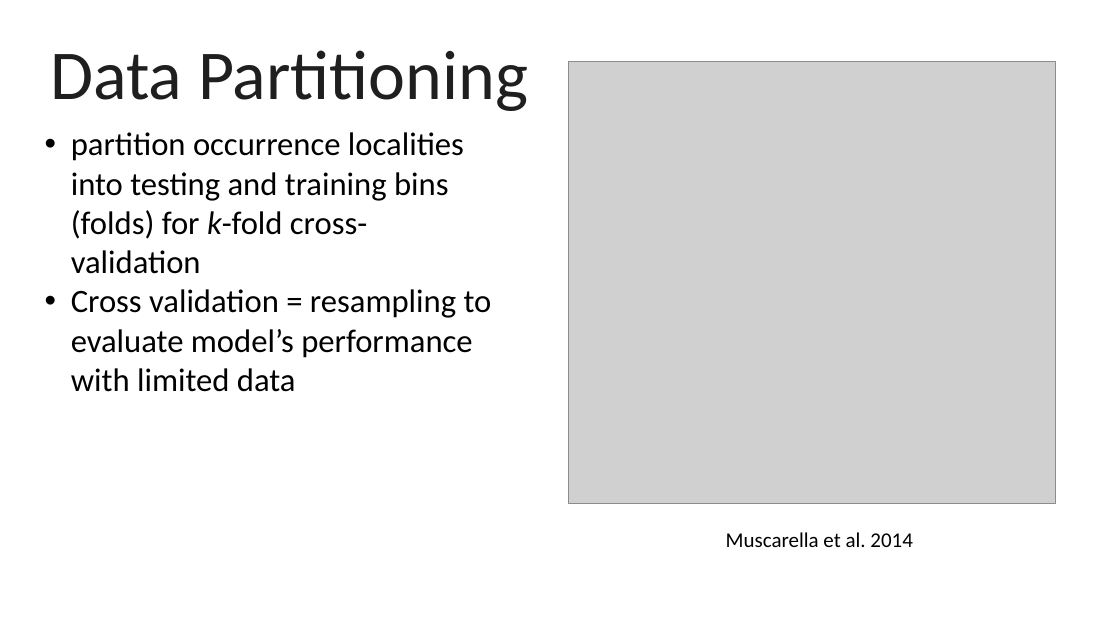
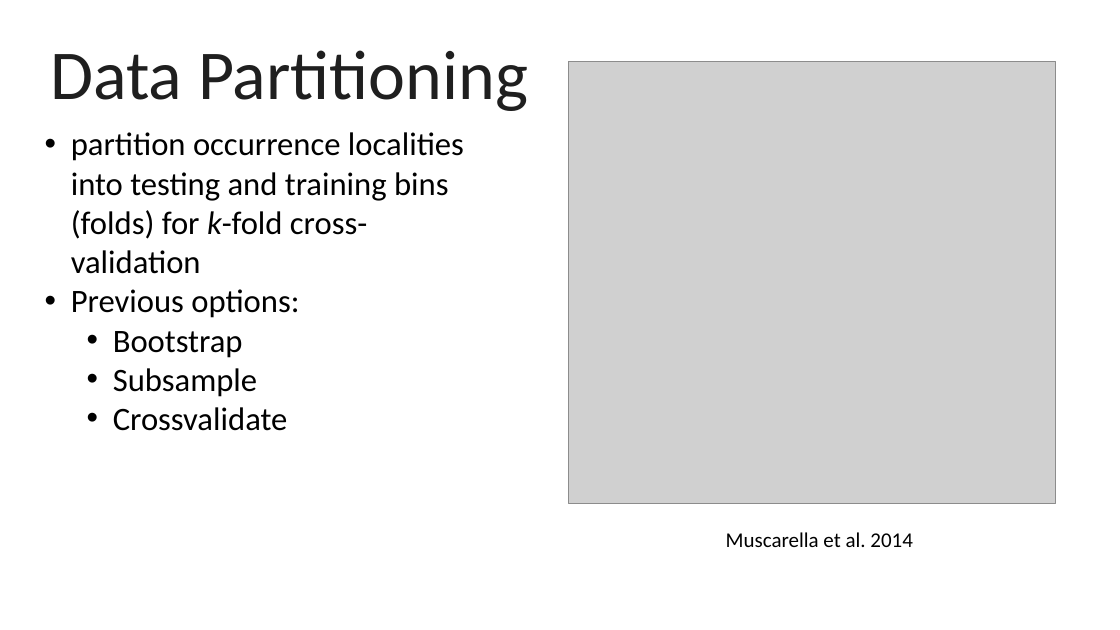
Before and after one commit to soltislab/BotanyENMWorkshops, a slide deck: slide 4 of Demos/Rbased/Presentations/06a.Activity-Ecological NIche Modeling.pptx. Drawn at 1120x630 pixels with LibreOffice and Linux fonts; fonts in the diff are those of the drawing; grey boxes stand for pictures. Boxes give left, top, right and bottom in pixels: in the first picture for what was removed or moved away, otherwise in the second. Text is boxed around its words. In the diff, an @@ line names an element or a change of style, - is before the commit and + after.

```diff
--- a/Demos/Rbased/Presentations/06a.Activity-Ecological NIche Modeling.pptx
+++ b/Demos/Rbased/Presentations/06a.Activity-Ecological NIche Modeling.pptx
@@ text at (71,289,299,431): text changed @@
-• Cross validation = resampling to evaluate model’s performance with limited data
+• Previous options:
+  • Bootstrap
+  • Subsample
+  • Crossvalidate
```
Also in this commit, not shown: 2 other slides changed, 20 other files.
